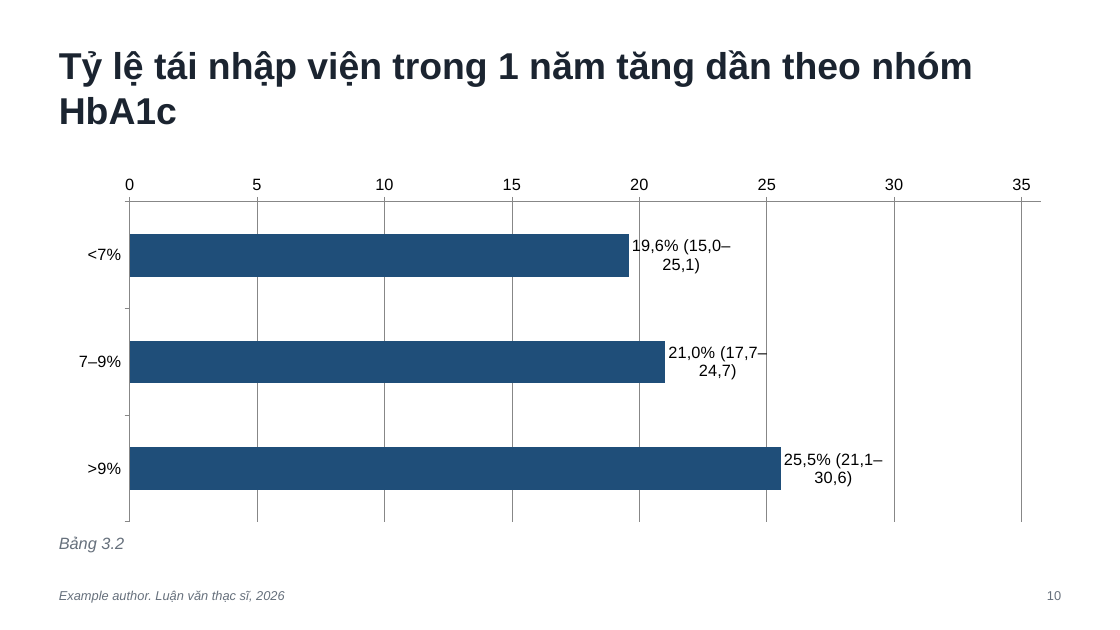
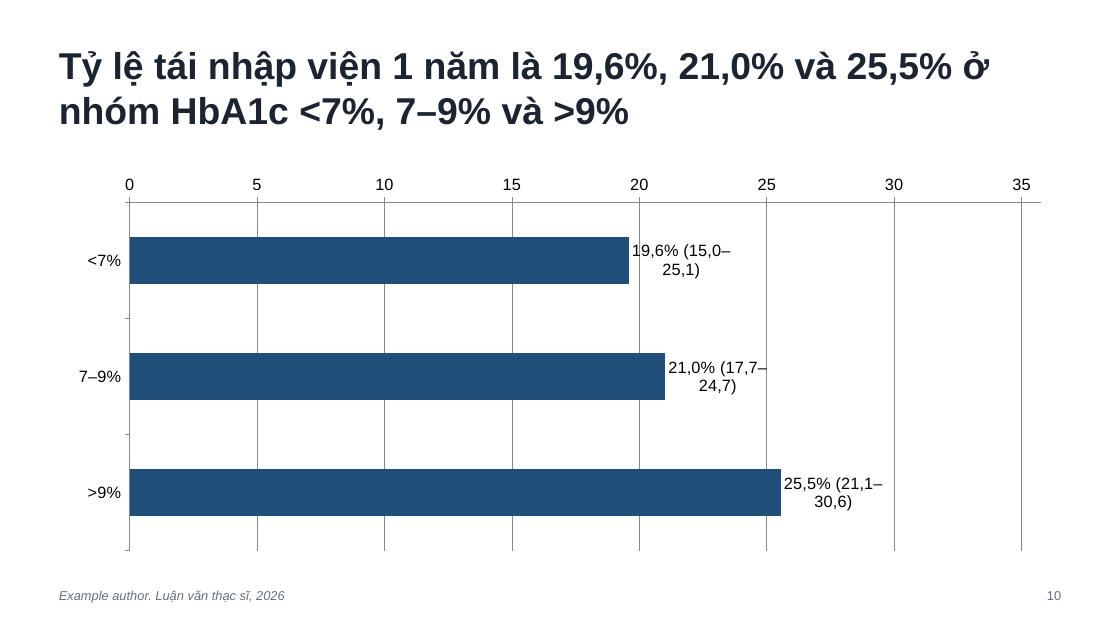
Before and after one commit to drtranquanghung91-vn/clinical-research-orchestra, a slide deck: slide 10 of examples/fictional-cohort/07_present/defense/deck.pptx. Drawn at 1120x630 pixels with LibreOffice and Linux fonts; fonts in the diff are those of the drawing. Boxes give left, top, right and bottom in pixels: in the first picture for what was removed or moved away, otherwise in the second. Text is boxed around its words. In the diff, an @@ line names an element or a change of style, - is before the commit and + after.

```diff
--- a/examples/fictional-cohort/07_present/defense/deck.pptx
+++ b/examples/fictional-cohort/07_present/defense/deck.pptx
@@ text at bbox=[59, 51, 990, 130]: text changed @@
-Tỷ lệ tái nhập viện trong 1 năm tăng dần theo nhóm HbA1c
+Tỷ lệ tái nhập viện 1 năm là 19,6%, 21,0% và 25,5% ở nhóm HbA1c <7%, 7–9% và >9%
@@ bar chart: place and size @@
-bar chart at bbox=[59, 168, 1061, 529]
+bar chart at bbox=[59, 168, 1061, 559]
@@ text removed at bbox=[59, 536, 124, 553] @@
-Bảng 3.2
```
Also in this commit, not shown: 6 other slides changed, 48 other files.
